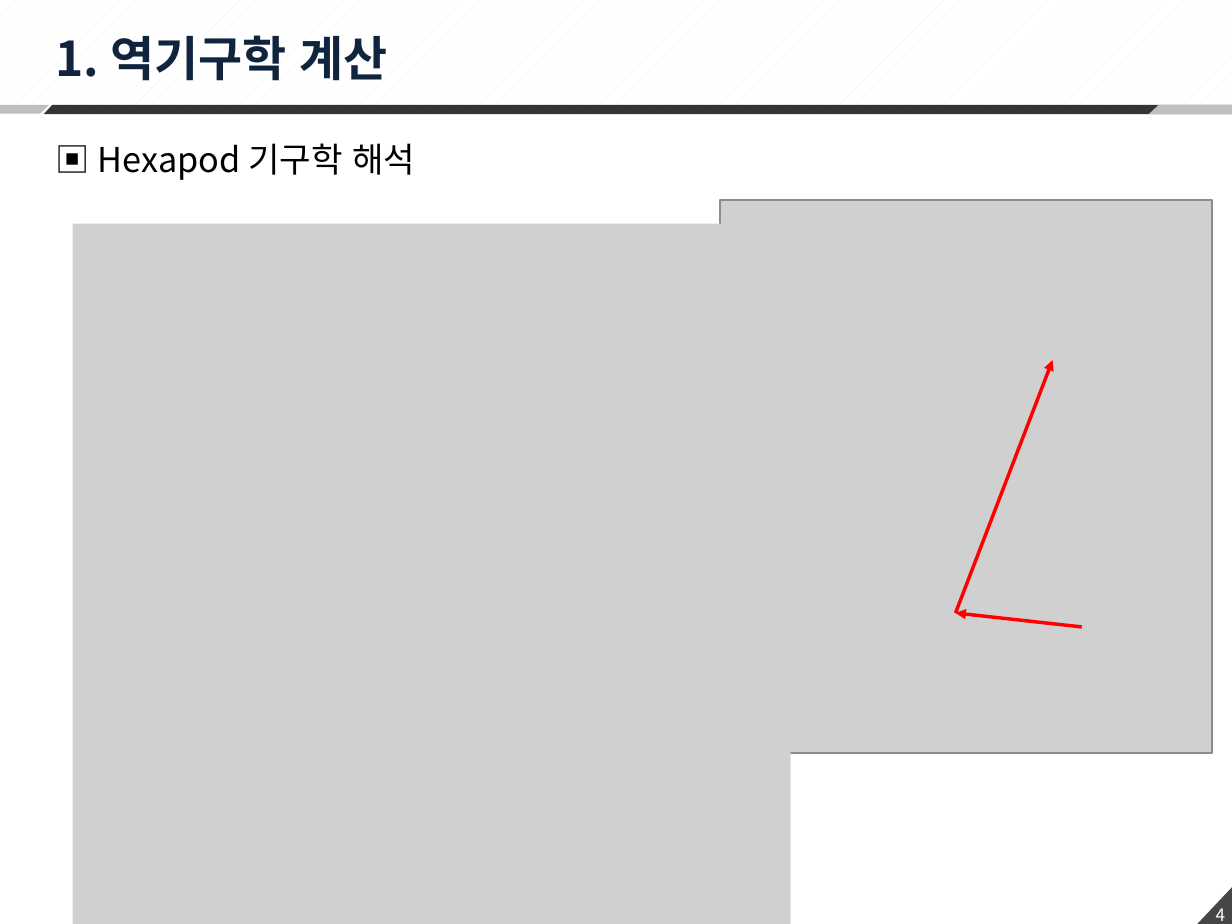
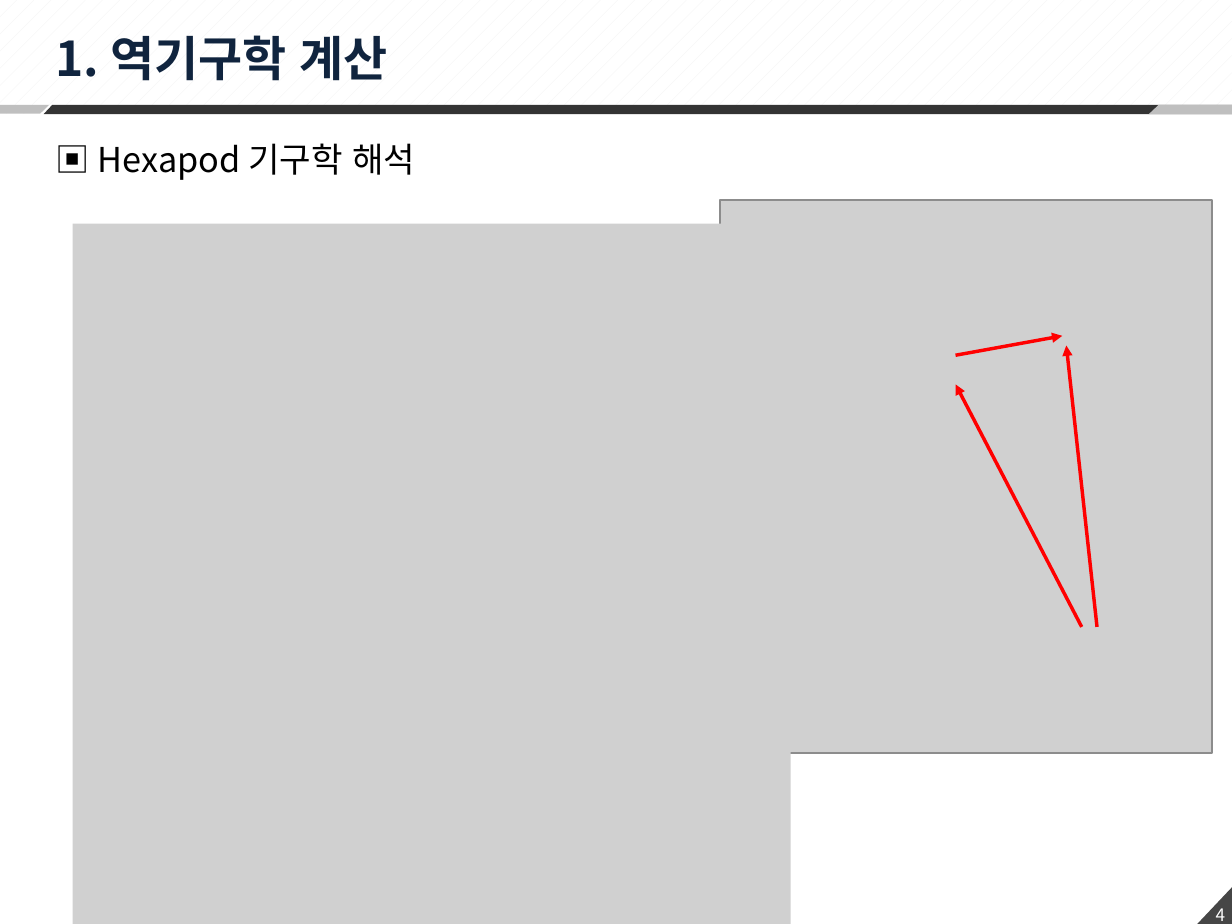
Before and after one commit to changhee-Jung/Hexapod, a slide deck: slide 4 of 02 Scheduler/200406_Hexapod 수식정리.pptx. Drawn at 1232x924 pixels with LibreOffice and Linux fonts; fonts in the diff are those of the drawing; grey boxes stand for pictures. Boxes give left, top, right and bottom in pixels: in the first picture for what was removed or moved away, otherwise in the second. Text is boxed around its words. In the diff, an @@ line names an element or a change of style, - is before the commit and + after.

```diff
--- a/02 Scheduler/200406_Hexapod 수식정리.pptx
+++ b/02 Scheduler/200406_Hexapod 수식정리.pptx
@@ arrow moved from (1082, 627) - (956, 614) to (956, 355) - (1062, 336) @@
@@ arrow added from (1096, 627) to (1067, 346), #FF0000 2 pt @@
@@ arrow moved from (956, 614) - (1052, 360) to (1082, 627) - (956, 384) @@
```
Also in this commit, not shown: 5 other slides changed, 2 slides added, 3 other files.
